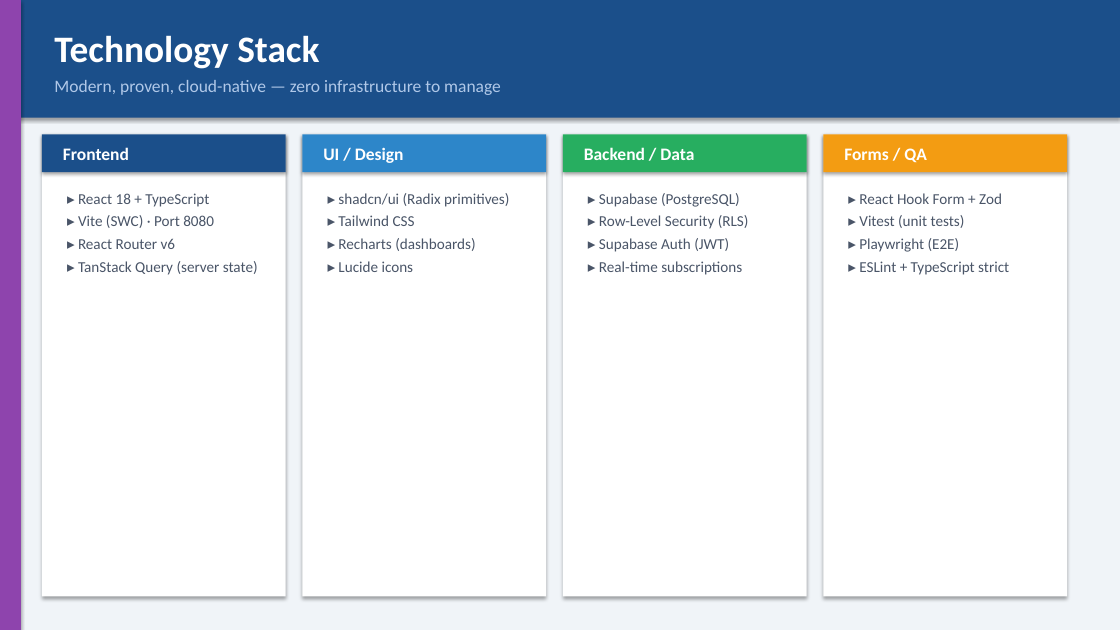
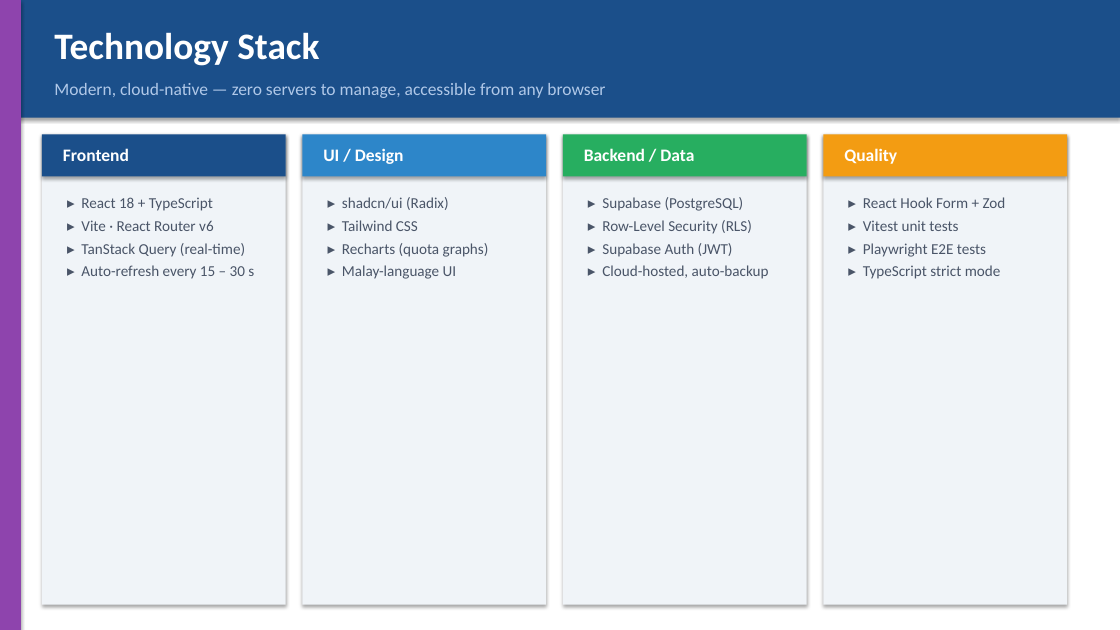
Before and after one commit to vvssubra/pharmasync, a slide deck: slide 9 of docs/pharmacy-bin-keeper-deck.pptx (slide 7 before the commit). Drawn at 1120x630 pixels with LibreOffice and Linux fonts; fonts in the diff are those of the drawing. Boxes give left, top, right and bottom in pixels: in the first picture for what was removed or moved away, otherwise in the second. Text is boxed around its words. In the diff, an @@ line names an element or a change of style, - is before the commit and + after.

```diff
--- a/docs/pharmacy-bin-keeper-deck.pptx
+++ b/docs/pharmacy-bin-keeper-deck.pptx
@@ rectangle at [0, 0, 1120, 630]: fill #F0F4F8 to #FFFFFF @@
@@ text at [54, 83, 605, 98]: text changed @@
-Modern, proven, cloud-native — zero infrastructure to manage
+Modern, cloud-native — zero servers to manage, accessible from any browser
@@ rectangle: place and size @@
-rectangle at [42, 134, 286, 172]
+rectangle at [42, 134, 286, 176]
@@ rectangle: place and size @@
-rectangle at [42, 134, 286, 597]
+rectangle at [42, 134, 286, 605]
@@ rectangle: place and size @@
-rectangle at [302, 134, 546, 172]
+rectangle at [302, 134, 546, 176]
@@ rectangle: place and size @@
-rectangle at [302, 134, 546, 597]
+rectangle at [302, 134, 546, 605]
@@ rectangle: place and size @@
-rectangle at [563, 134, 807, 172]
+rectangle at [563, 134, 807, 176]
@@ rectangle: place and size @@
-rectangle at [563, 134, 807, 597]
+rectangle at [563, 134, 807, 605]
@@ rectangle: place and size @@
-rectangle at [823, 134, 1067, 172]
+rectangle at [823, 134, 1067, 176]
@@ fill #FFFFFF to #F0F4F8 in 4 elements at [42, 134, 286, 605], [302, 134, 546, 605], [563, 134, 807, 605], [823, 134, 1067, 605] @@
@@ rectangle: place and size @@
-rectangle at [823, 134, 1067, 597]
+rectangle at [823, 134, 1067, 605]
@@ text at [844, 148, 897, 164]: text changed @@
-Forms / QA
+Quality
@@ text at [342, 197, 449, 210]: text changed @@
-▸ shadcn/ui (Radix primitives)
+▸ shadcn/ui (Radix)
@@ text at [81, 220, 254, 279]: text changed @@
-▸ Vite (SWC) · Port 8080
-▸ React Router v6
-▸ TanStack Query (server state)
+▸ Vite · React Router v6
+▸ TanStack Query (real-time)
+▸ Auto-refresh every 15 – 30 s
@@ text at [863, 220, 1001, 279]: text changed @@
-▸ Vitest (unit tests)
-▸ Playwright (E2E)
-▸ ESLint + TypeScript strict
+▸ Vitest unit tests
+▸ Playwright E2E tests
+▸ TypeScript strict mode
@@ text at [342, 243, 489, 279]: text changed @@
-▸ Recharts (dashboards)
-▸ Lucide icons
+▸ Recharts (quota graphs)
+▸ Malay-language UI
@@ text at [602, 265, 769, 279]: text changed @@
-▸ Real-time subscriptions
+▸ Cloud-hosted, auto-backup
```
Also in this commit, not shown: 6 other slides changed, 4 slides added, 4 slides removed, 1 other file.
